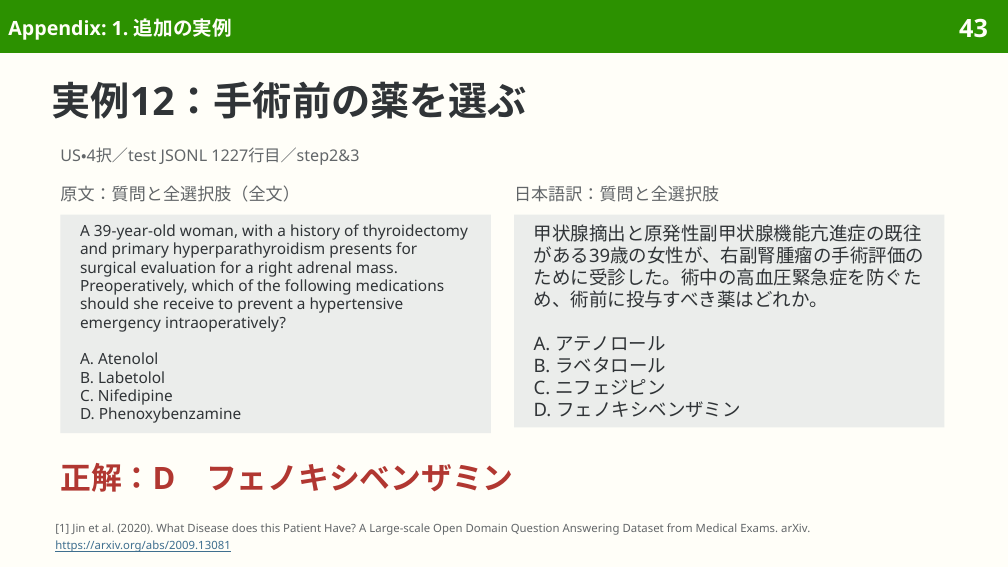
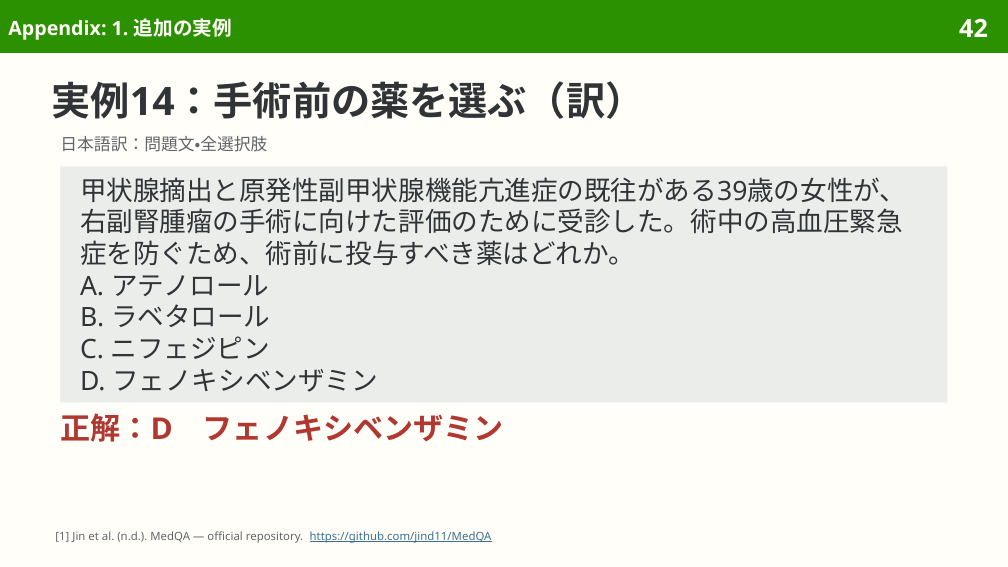
Before and after one commit to sasakiy84/datasets-in-10-minutes, a slide deck: slide 42 of slides/datasets-in-10-minutes-medqa.pptx (slide 43 before the commit). Drawn at 1008x567 pixels with LibreOffice and Linux fonts; fonts in the diff are those of the drawing. Boxes give left, top, right and bottom in pixels: in the first picture for what was removed or moved away, otherwise in the second. Text is boxed around its words. In the diff, an @@ line names an element or a change of style, - is before the commit and + after.

Commit message:
Explain original MedQA regions examples and textbook evaluation

```diff
--- a/slides/datasets-in-10-minutes-medqa.pptx
+++ b/slides/datasets-in-10-minutes-medqa.pptx
@@ page number at (959,18,988,37): text changed @@
-43
+42
@@ title at (52,81,645,119): text changed @@
-実例12：手術前の薬を選ぶ
+実例14：手術前の薬を選ぶ（訳）
@@ text at (60,136,267,152): text changed; size 11.5 to 12 pt @@
-US・4択／test JSONL 1227行目／step2&3
+日本語訳：問題文・全選択肢
@@ rectangle "甲状腺摘出と原発性副甲状腺機能亢進症の既往がある39歳の女性が、右副腎腫瘤の手術に向けた評価のために受診した。術中の高血 ...": place and size @@
-rectangle "甲状腺摘出と原発性副甲状腺機能亢進症の既往がある39歳の女性が、右副腎腫瘤の手術に向けた評価のために受診した。術中の高血 ..." at (514,215,944,427)
+rectangle "甲状腺摘出と原発性副甲状腺機能亢進症の既往がある39歳の女性が、右副腎腫瘤の手術に向けた評価のために受診した。術中の高血 ..." at (60,166,948,402)
@@ text in rectangle at (80,177,906,265): text changed; size 13.2 to 19 pt @@
-甲状腺摘出と原発性副甲状腺機能亢進症の既往がある39歳の女性が、右副腎腫瘤の手術評価のために受診した。術中の高血圧緊急症を防ぐため、術前に投与すべき薬はどれか。
+甲状腺摘出と原発性副甲状腺機能亢進症の既往がある39歳の女性が、右副腎腫瘤の手術に向けた評価のために受診した。術中の高血圧緊急症を防ぐため、術前に投与すべき薬はどれか。
@@ text removed at (60,185,299,202) @@
-原文：質問と全選択肢（全文）
@@ text removed at (514,185,719,202) @@
-日本語訳：質問と全選択肢
@@ rectangle removed at (60,215,491,433) @@
-A 39-year-old woman, with a history of thyroidectomy and primary hyperparathyroidism presents for surgical evaluation for a right adrenal mass. Preoperatively, which of the following medications should she receive to prevent a hypertensive emergency intraoperatively?
-A. Atenolol
-B. Labetolol
-C. Nifedipine
-D. Phenoxybenzamine
@@ text in rectangle at (80,275,377,392): size 13.2 to 19 pt in "A. アテノロール", "B. ラベタロール", "C. ニフェジピン", "D. フェノキシベンザミン"; line spacing 15.8pt to 22.6pt @@
@@ text "正解：D フェノキシベンザミン": place and size @@
-text "正解：D フェノキシベンザミン" at (60,463,514,492)
+text "正解：D フェノキシベンザミン" at (60,413,503,442)
@@ text "正解：D フェノキシベンザミン" at (60,413,503,442): size 22 to 21.5 pt; line spacing 25.7pt to 25.1pt @@
@@ text at (55,531,492,543): text changed @@
-[1] Jin et al. (2020). What Disease does this Patient Have? A Large-scale Open Domain Question Answering Dataset from Medical Exams. arXiv.
-https://arxiv.org/abs/2009.13081
+[1] Jin et al. (n.d.). MedQA — official repository. https://github.com/jind11/MedQA
```
Also in this commit, not shown: 37 other slides changed, 8 slides added, 14 slides removed, 46 other files.
